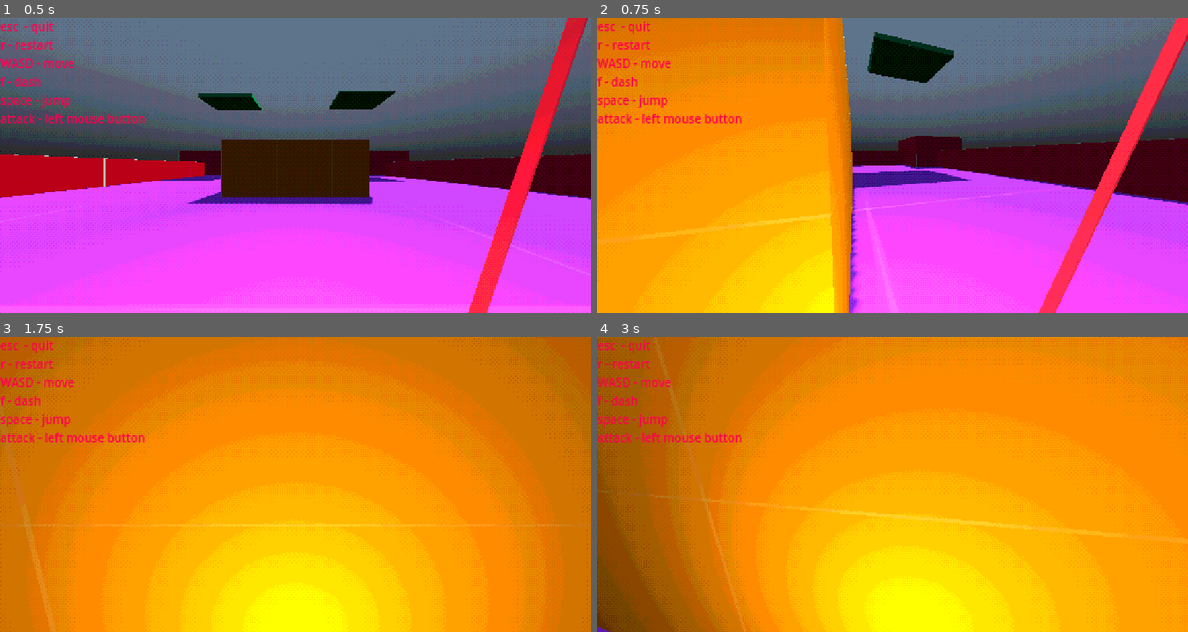
Above: before the commit, frames 1-4 (two rows, left to right).
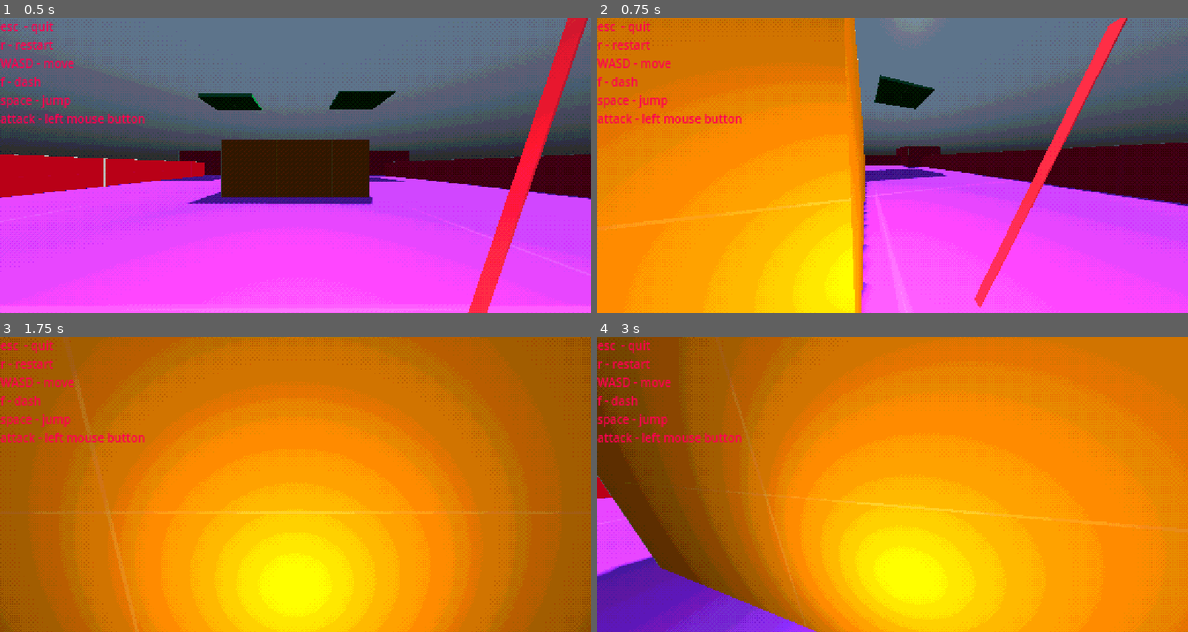
Above: after the commit, the same moments.

Repository: aru24sin/Blade
Game: Godot game, scene res://src/world/postprocessing.tscn
Two runs of this game, one before a commit and one after it. Both use one fixed random seed, a clock stepped at 60 frames per second and the inputs below. The engine's default icon, where the game draws it, is replaced by a stand-in: a white triangle on a blue panel in a dark square.
Inputs (mouse positions are in pixels of both pictures, inside the frame that each line leads up to):
- Up to frame 1 (0.5 s): no input
- Up to frame 2 (0.75 s): tap Enter at 0.5 s; move the mouse to (922, 165) at 0.52 s; hold Up (ui_up) from 0.53 s (still down); tap F (f) at 0.6 s
- Up to frame 3 (1.75 s): keep holding Up (ui_up); tap R (r) at 0.8, 1.35 s; move the mouse to (265, 484) at 1.27 s; tap F (f) at 1.55 s
- Up to frame 4 (3 s): keep holding Up (ui_up); move the mouse to (904, 478) at 2.02 s; click (904, 478) at 2.1 s; tap R (r) at 2.3 s; move the mouse to (886, 490) at 2.77 s; tap F (f) at 2.85 s

Frame 1 is identical in both runs. In frame 2, 14% of the frame differs, in the area x 6-100%, y 0-100%; in frame 3, 32%; in frame 4, 34%, in the area x 0-100%, y 0-100%.

Commit message:
Update player3d.tscn

Diff:
--- a/src/player/player3d.tscn
+++ b/src/player/player3d.tscn
@@ -4,6 +4,11 @@
 [ext_resource type="Texture2D" uid="uid://dgnugu3vp2kq0" path="res://icon.png" id="2"]
 
 [sub_resource type="CapsuleShape3D" id="CapsuleShape3D_cbtg8"]
+
+[sub_resource type="BoxMesh" id="BoxMesh_ex6p7"]
+
+[sub_resource type="StandardMaterial3D" id="StandardMaterial3D_hhxvi"]
+albedo_color = Color(0.908457, 0, 0.184909, 1)
 
 [sub_resource type="Animation" id="Animation_mnxf2"]
 length = 0.001
@@ -22,7 +27,7 @@
 tracks/1/type = "value"
 tracks/1/imported = false
 tracks/1/enabled = true
-tracks/1/path = NodePath("CSGMesh3D:position")
+tracks/1/path = NodePath("head/CSGMesh3D:position")
 tracks/1/interp = 1
 tracks/1/loop_wrap = true
 tracks/1/keys = {
@@ -34,7 +39,7 @@
 tracks/2/type = "value"
 tracks/2/imported = false
 tracks/2/enabled = true
-tracks/2/path = NodePath("CSGMesh3D:rotation")
+tracks/2/path = NodePath("head/CSGMesh3D:rotation")
 tracks/2/interp = 1
 tracks/2/loop_wrap = true
 tracks/2/keys = {
@@ -46,7 +51,7 @@
 
 [sub_resource type="Animation" id="Animation_3up5k"]
 resource_name = "camera_fov"
-length = 0.1
+length = 0.8
 tracks/0/type = "value"
 tracks/0/imported = false
 tracks/0/enabled = true
@@ -54,7 +59,7 @@
 tracks/0/interp = 1
 tracks/0/loop_wrap = true
 tracks/0/keys = {
-"times": PackedFloat32Array(0, 0.1),
+"times": PackedFloat32Array(0, 0.8),
 "transitions": PackedFloat32Array(1, 1),
 "update": 0,
 "values": [95.0, 120.0]
@@ -62,7 +67,7 @@
 
 [sub_resource type="Animation" id="Animation_swift"]
 resource_name = "camera_reset"
-length = 0.1
+length = 0.8
 tracks/0/type = "value"
 tracks/0/imported = false
 tracks/0/enabled = true
@@ -70,7 +75,7 @@
 tracks/0/interp = 1
 tracks/0/loop_wrap = true
 tracks/0/keys = {
-"times": PackedFloat32Array(0, 0.1),
+"times": PackedFloat32Array(0, 0.8),
 "transitions": PackedFloat32Array(1, 1),
 "update": 0,
 "values": [120.0, 95.0]
@@ -82,7 +87,7 @@
 tracks/0/type = "value"
 tracks/0/imported = false
 tracks/0/enabled = true
-tracks/0/path = NodePath("CSGMesh3D:position")
+tracks/0/path = NodePath("head/CSGMesh3D:position")
 tracks/0/interp = 1
 tracks/0/loop_wrap = true
 tracks/0/keys = {
@@ -94,7 +99,7 @@
 tracks/1/type = "value"
 tracks/1/imported = false
 tracks/1/enabled = true
-tracks/1/path = NodePath("CSGMesh3D:rotation")
+tracks/1/path = NodePath("head/CSGMesh3D:rotation")
 tracks/1/interp = 1
 tracks/1/loop_wrap = true
 tracks/1/keys = {
@@ -111,11 +116,6 @@
 "camera_reset": SubResource("Animation_swift"),
 "sword attack": SubResource("Animation_3fw4r")
 }
-
-[sub_resource type="BoxMesh" id="BoxMesh_ex6p7"]
-
-[sub_resource type="StandardMaterial3D" id="StandardMaterial3D_hhxvi"]
-albedo_color = Color(0.908457, 0, 0.184909, 1)
 
 [node name="player" type="CharacterBody3D" groups=["player"]]
 transform = Transform3D(1, 0, 0, 0, 1, 0, 0, 0, 1, 0, 0.988919, 0)
@@ -145,6 +145,11 @@
 transform = Transform3D(0.414, 0, 0, 0, 0.414, 0, 0, 0, 1.5, 0, 0, 0)
 target_position = Vector3(0, 0, -1)
 
+[node name="CSGMesh3D" type="CSGMesh3D" parent="head"]
+transform = Transform3D(0.00814697, 0.56268, -0.00308756, -0.00233898, 1.97346, -0.000647482, 0.000498825, 0.0636215, 0.047391, 0.981446, 0.466701, -0.618038)
+mesh = SubResource("BoxMesh_ex6p7")
+material = SubResource("StandardMaterial3D_hhxvi")
+
 [node name="OmniLight3D" type="OmniLight3D" parent="."]
 light_energy = 2.0
 omni_range = 6.80265
@@ -153,9 +158,3 @@
 libraries = {
 "": SubResource("AnimationLibrary_fruwa")
 }
-speed_scale = 1.927
-
-[node name="CSGMesh3D" type="CSGMesh3D" parent="."]
-transform = Transform3D(0.00814697, 0.562682, -0.00308756, -0.00233898, 1.97346, -0.000647482, 0.000498825, 0.0636217, 0.047391, 0.981446, 0.466701, -0.618038)
-mesh = SubResource("BoxMesh_ex6p7")
-material = SubResource("StandardMaterial3D_hhxvi")
